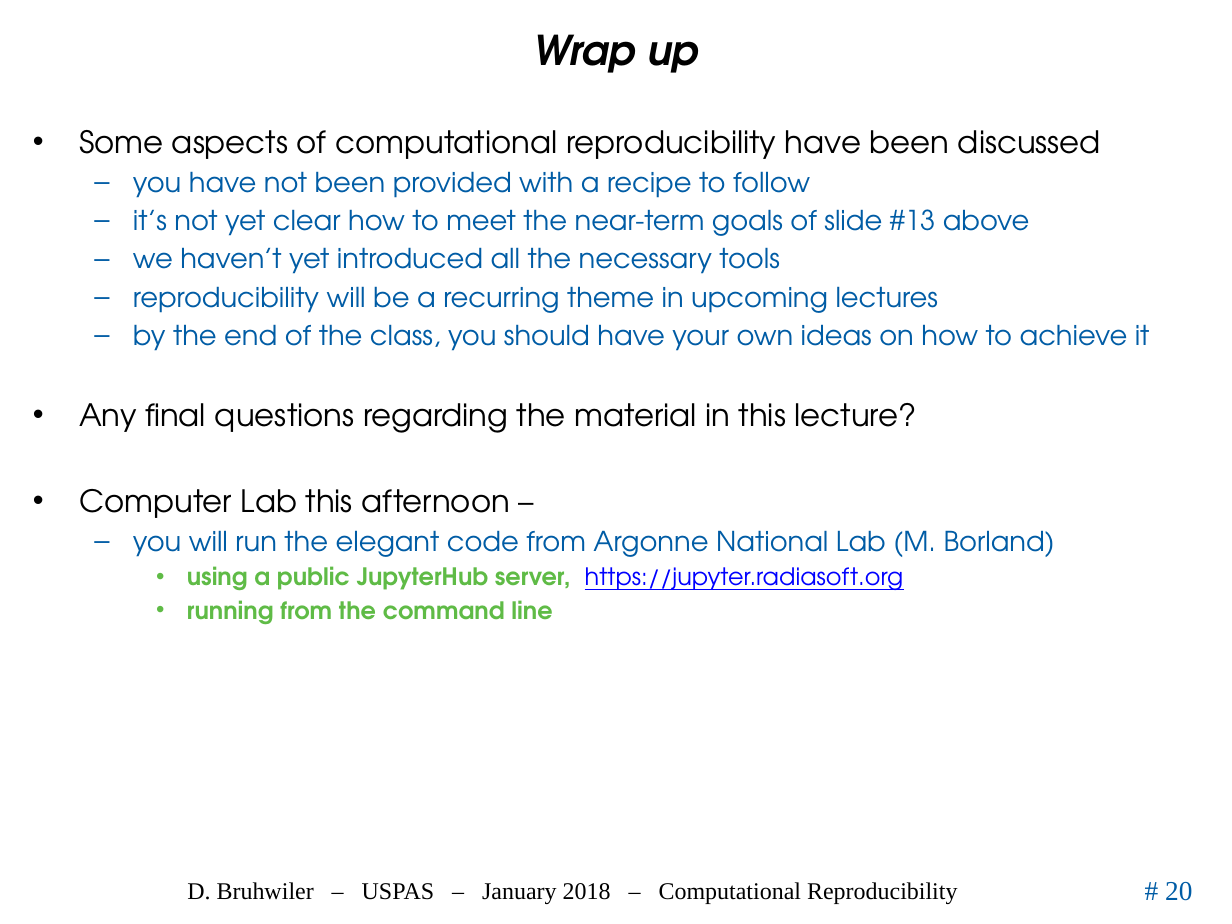
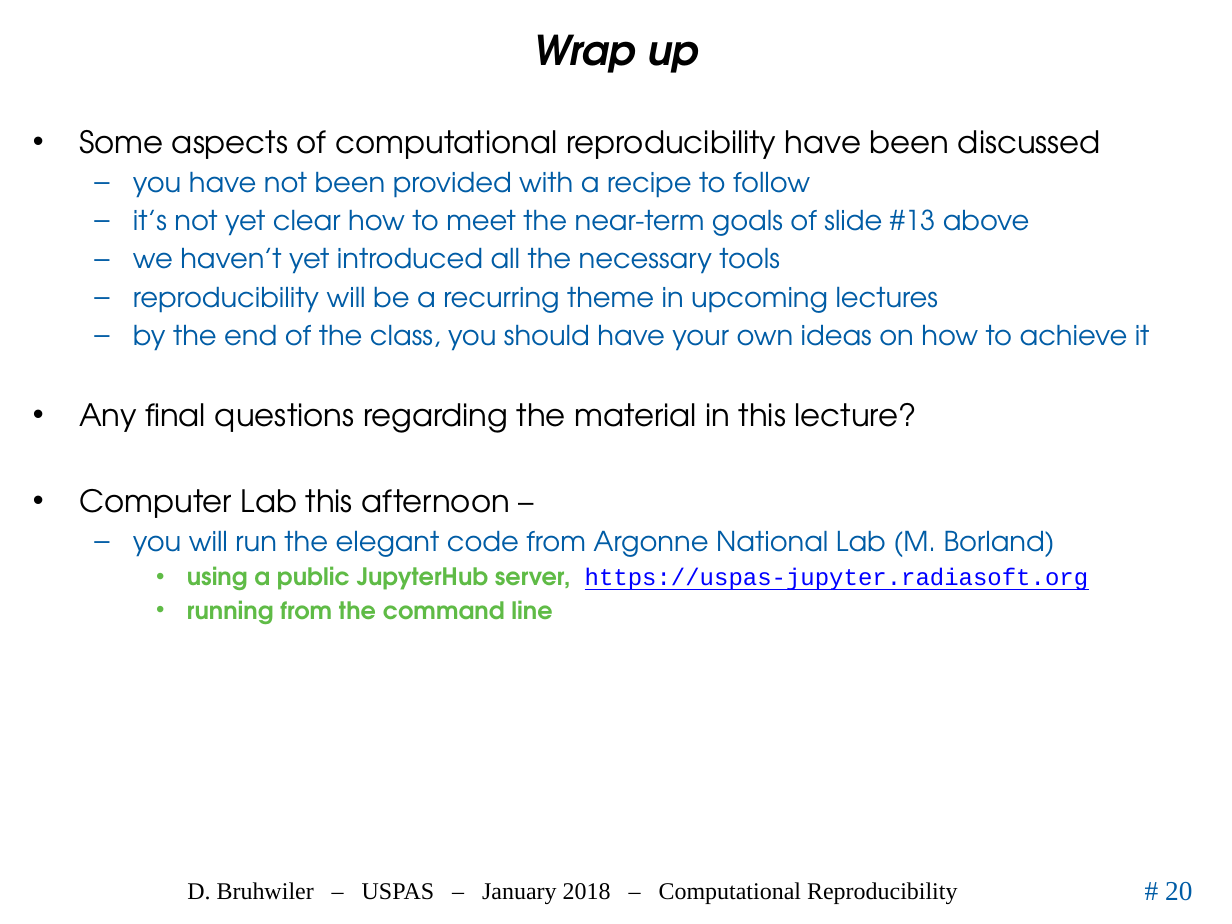
Before and after one commit to uspas/simbeamplasma18, a slide deck: slide 20 of computational_reproducibility/lecture/2018_ComputationalReproducibility_Bruhwiler_USPAS.pptx. Drawn at 1232x924 pixels with LibreOffice and Linux fonts; fonts in the diff are those of the drawing; background and template pictures are left out. Boxes give left, top, right and bottom in pixels: in the first picture for what was removed or moved away, otherwise in the second. Text is boxed around its words. In the diff, an @@ line names an element or a change of style, - is before the commit and + after.

Commit message:
fixed link on final slide

```diff
--- a/computational_reproducibility/lecture/2018_ComputationalReproducibility_Bruhwiler_USPAS.pptx
+++ b/computational_reproducibility/lecture/2018_ComputationalReproducibility_Bruhwiler_USPAS.pptx
@@ text at [187, 566, 1089, 591]: text changed; font TeX Gyre Adventor to Courier New; text colour #5FBB46 to #0000FF; bold off @@
-    • using a public JupyterHub server, https://jupyter.radiasoft.org
+    • using a public JupyterHub server, https://uspas-jupyter.radiasoft.org
```
Also in this commit, not shown: 2 other files.
